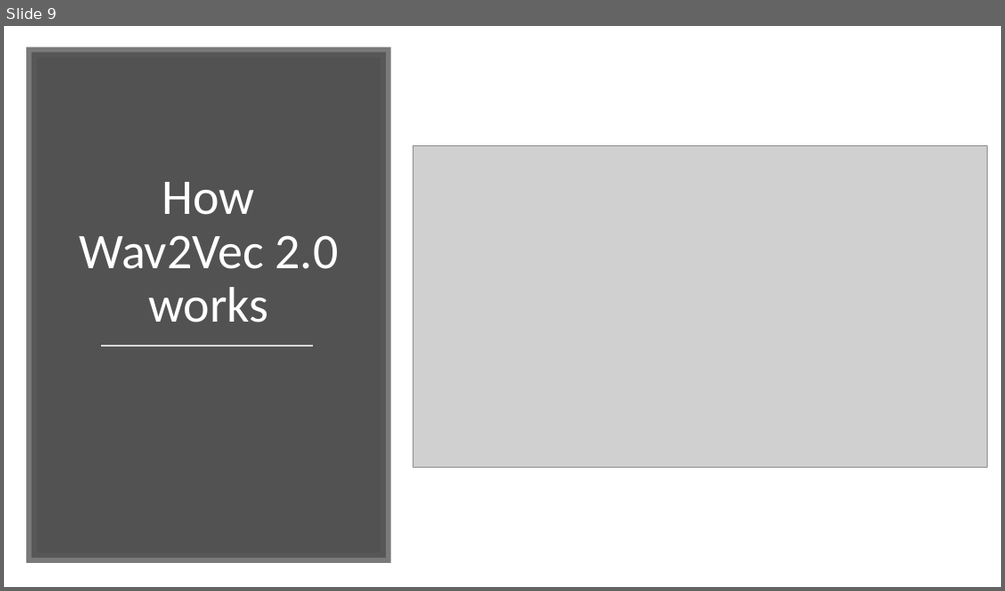
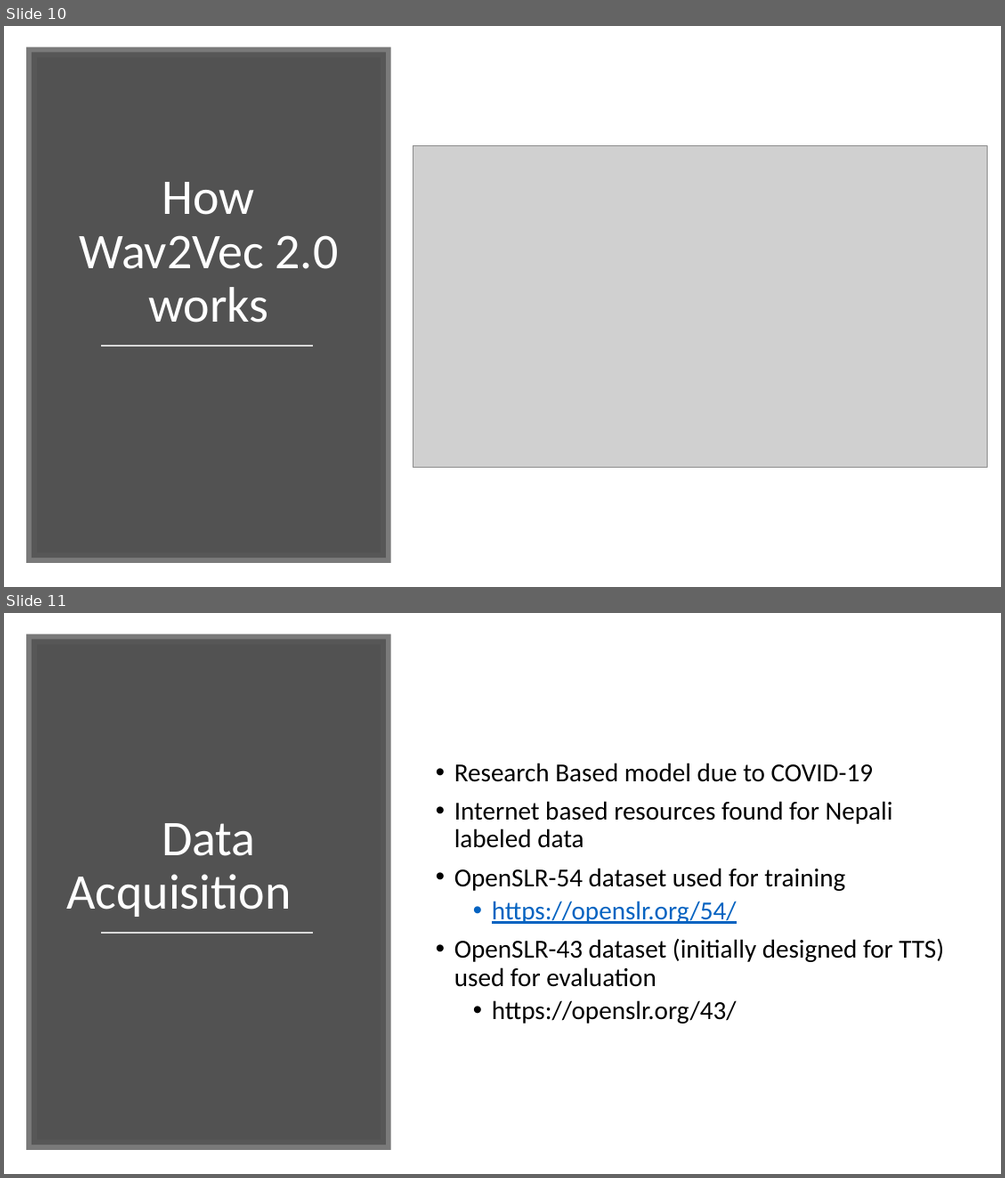
Before and after one commit to Noskid1999/FPP_NepaliASR, a slide deck: ProductPresentation.pptx. Shown one above the other, each under a label of ours: slide 9 before the commit, slides 10 and 11 after it. The pictures are 1005x591 and 1005x1178 pixels, drawn with LibreOffice and Linux fonts; fonts in the diff are those of the drawing; grey boxes stand for pictures. Boxes give left, top, right and bottom in pixels: in the first picture for what was removed or moved away, otherwise in the second. Text is boxed around its words. In the diff, an @@ line names an element or a change of style, - is before the commit and + after.

```diff
--- a/ProductPresentation.pptx
+++ b/ProductPresentation.pptx
@@ slide 11 added at bbox=[4, 613, 1001, 1174], background #FFFFFF @@
@@ rectangle added at bbox=[32, 639, 386, 1144], fill #404040 at 90% opacity, outline #595959 10 pt @@
@@ text added at bbox=[454, 763, 944, 1023], 25 pt, text #000000 @@
+• Research Based model due to COVID-19
+• Internet based resources found for Nepali labeled data
+• OpenSLR-54 dataset used for training
+• https://openslr.org/54/
+• OpenSLR-43 dataset (initially designed for TTS) used for evaluation
+• https://openslr.org/43/
@@ title added at bbox=[66, 823, 291, 916], 48 pt, text #FFFFFF @@
+Data Acquisition
@@ line added from (101, 933) to (313, 933), #D9D9D9 1.75 pt @@
@@ what was slide 9 is now slide 10 @@
```
Also in this commit, not shown: 3 slides changed, 7 other slides added, 3 other files.
